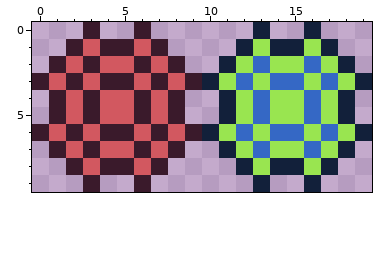
Two states of a pixel-art file, MasterProjects/Assets/Sprites/targets.aseprite. The picture above was drawn from the file before the commit.
20x10 pixels, 1 frame.
The result:
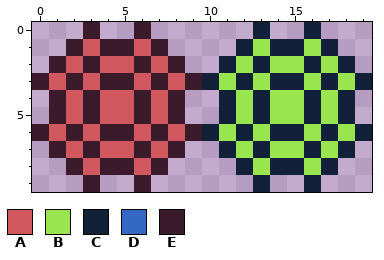
Palette (. is transparent): A #d25860  B #99e550  C #12203a  D #3568c5  E #3a1a2b
Changes in this commit:
@@ x 10..19 @@
  1 ..CBCCBC..
- 2 .CBDBBDBC.
- 3 CBDBDDBDBC
- 4 .CBDBBDBC.
- 5 .CBDBBDBC.
- 6 CBDBDDBDBC
- 7 .CBDBBDBC.
+ 2 .CBCBBCBC.
+ 3 CBCBCCBCBC
+ 4 .CBCBBCBC.
+ 5 .CBCBBCBC.
+ 6 CBCBCCBCBC
+ 7 .CBCBBCBC.
  8 ..CBCCBC..
Boxes around the changes in both pictures, in picture pixels (x1, y1, x2, y2):
changed: (236, 56, 338, 158)
